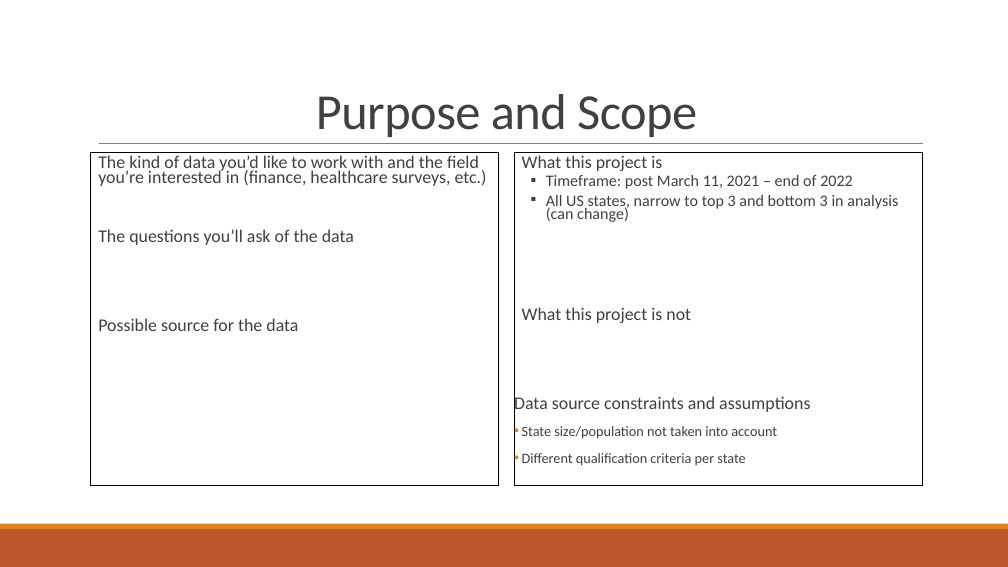
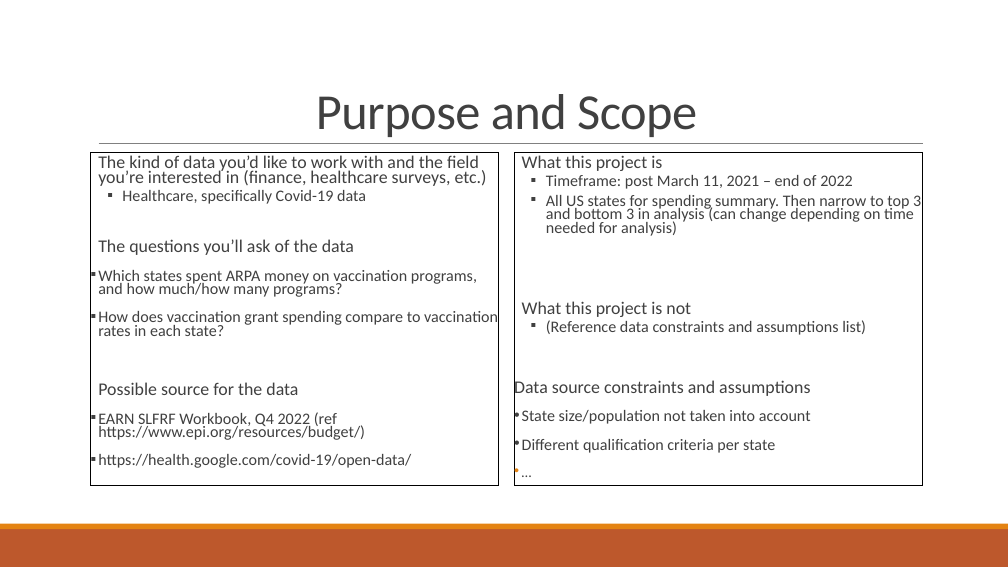
Before and after one commit to Evdawg/Project_1_Covid_Data, a slide deck: slide 2 of Project notes.pptx. Drawn at 1008x567 pixels with LibreOffice and Linux fonts; fonts in the diff are those of the drawing. Boxes give left, top, right and bottom in pixels: in the first picture for what was removed or moved away, otherwise in the second. Text is boxed around its words. In the diff, an @@ line names an element or a change of style, - is before the commit and + after.

Commit message:
5/10/2023: Updated README. Added Resources folder containing EARN workbook and single csv file from workbook sheet. Added .ipynb file for project work. Started initial data import of EARN_all_states.csv file.

```diff
--- a/Project notes.pptx
+++ b/Project notes.pptx
@@ text at [514,153,923,485]: paragraph added @@
+• …
@@ text at [122,190,366,204]: paragraph added @@
+  ▪ Healthcare, specifically Covid-19 data
@@ text at [546,195,921,236]: text changed @@
-  ▪ All US states, narrow to top 3 and bottom 3 in analysis (can change)
+  ▪ All US states for spending summary. Then narrow to top 3 and bottom 3 in analysis (can change depending on time needed for analysis)
@@ text at [98,270,498,336]: paragraphs added @@
+▪ Which states spent ARPA money on vaccination programs, and how much/how many programs?
+▪ How does vaccination grant spending compare to vaccination rates in each state?
@@ text at [546,320,866,335]: paragraph added @@
+  ▪ (Reference data constraints and assumptions list)
@@ text at [98,412,411,468]: paragraphs added @@
+▪ EARN SLFRF Workbook, Q4 2022 (ref https://www.epi.org/resources/budget/)
+▪ https://health.google.com/covid-19/open-data/
@@ text at [522,410,811,453]: size 13.6 to 15.3 pt in "State size/population not taken into account", "Different qualification criteria per state" @@
```
Also in this commit, not shown: 2 other slides changed, 4 other files.
